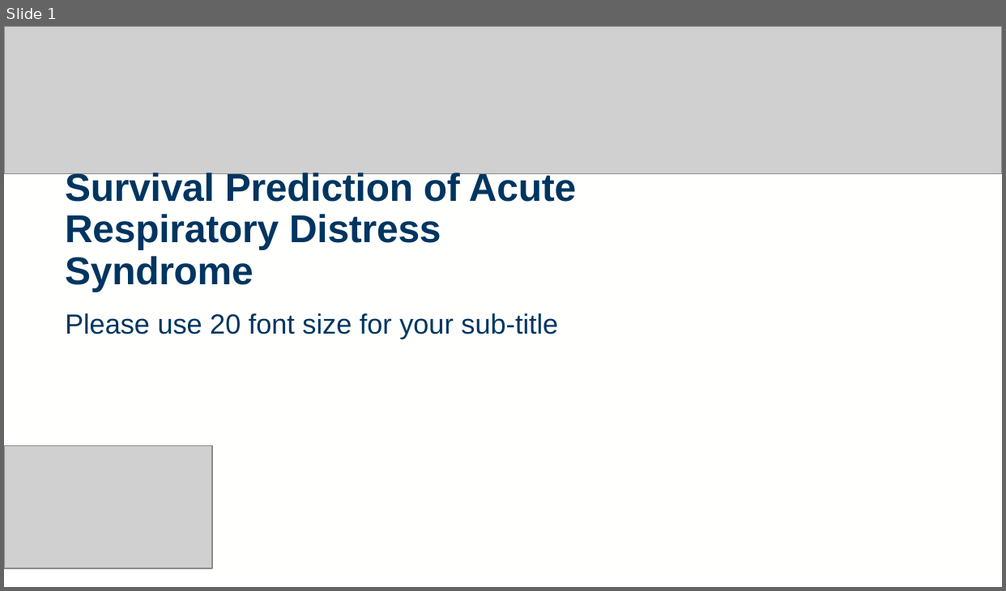
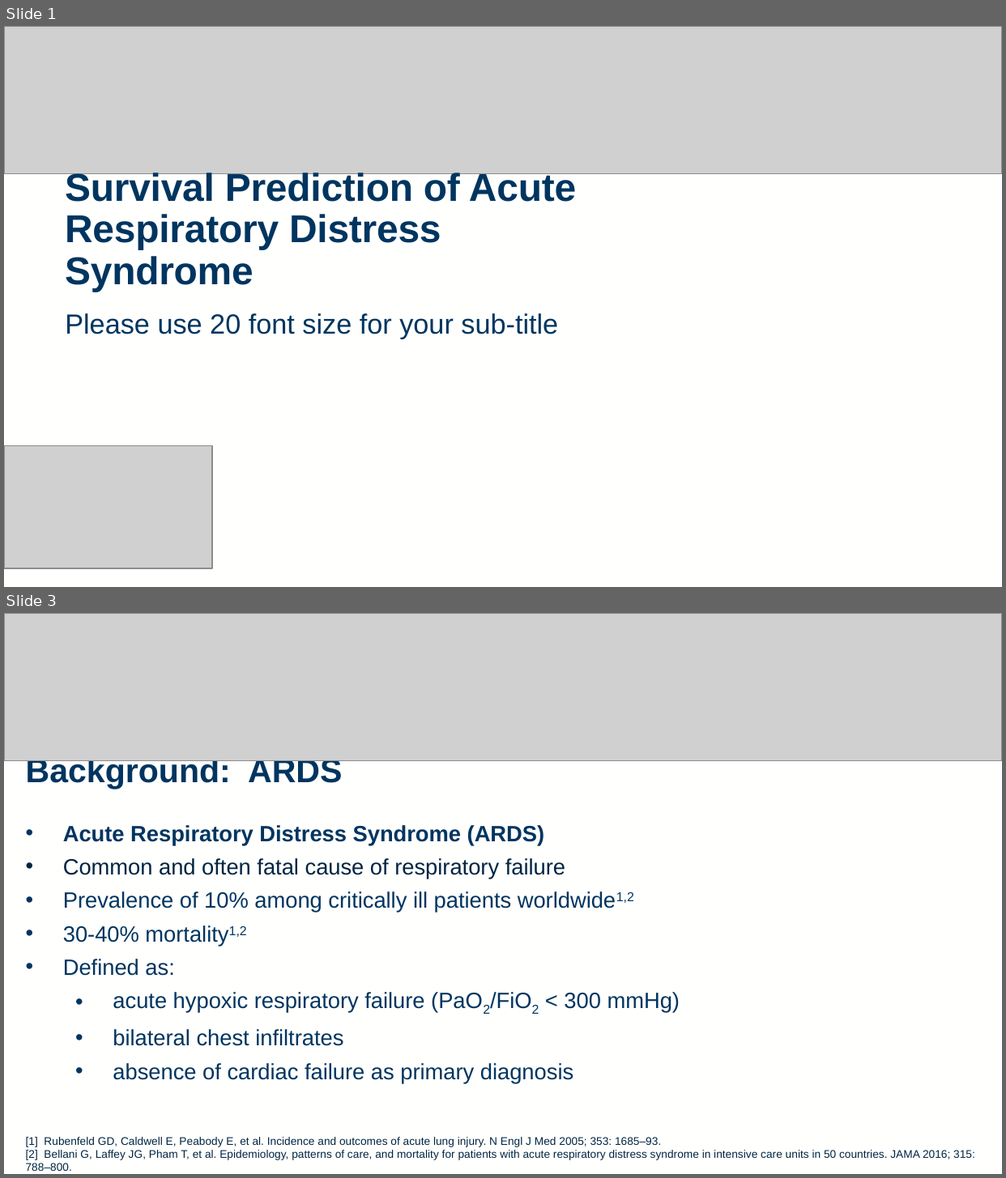
Before and after one commit to rtedwards/ARDS-classification, a slide deck: viva/viva_2416963E.pptx. Shown one above the other, each under a label of ours: slide 1 before the commit, slides 1 and 3 after it; the slides between them are not shown. The pictures are 1006x591 and 1006x1178 pixels, drawn with LibreOffice and Linux fonts; fonts in the diff are those of the drawing; grey boxes stand for pictures; background and template pictures are left out. Boxes give left, top, right and bottom in pixels: in the first picture for what was removed or moved away, otherwise in the second. Text is boxed around its words. In the diff, an @@ line names an element or a change of style, - is before the commit and + after.

```diff
--- a/viva/viva_2416963E.pptx
+++ b/viva/viva_2416963E.pptx
@@ slide 3 added at box(4, 613, 1002, 1174), background #FFFFFE; not listed: 3 template elements that a slide beside it also shows @@
@@ picture added at box(4, 613, 1002, 760) @@
@@ text added at box(26, 760, 680, 1084), 16 pt, text #003560 @@
+Background: ARDS
+• Acute Respiratory Distress Syndrome (ARDS)
+• Common and often fatal cause of respiratory failure
+• Prevalence of 10% among critically ill patients worldwide1,2
+• 30-40% mortality1,2
+• Defined as:
+  • acute hypoxic respiratory failure (PaO2/FiO2 < 300 mmHg)
+  • bilateral chest infiltrates
+  • absence of cardiac failure as primary diagnosis
@@ text added at box(26, 1137, 975, 1171), 8 pt, text #002542 @@
+[1] Rubenfeld GD, Caldwell E, Peabody E, et al. Incidence and outcomes of acute lung injury. N Engl J Med 2005; 353: 1685–93.
+[2] Bellani G, Laffey JG, Pham T, et al. Epidemiology, patterns of care, and mortality for patients with acute respiratory distress syndrome in intensive care units in 50 countries. JAMA 2016; 315: 788–800.
```
Also in this commit, not shown: 7 slides changed, 6 other slides added, 7 slides removed, 1 other file.
